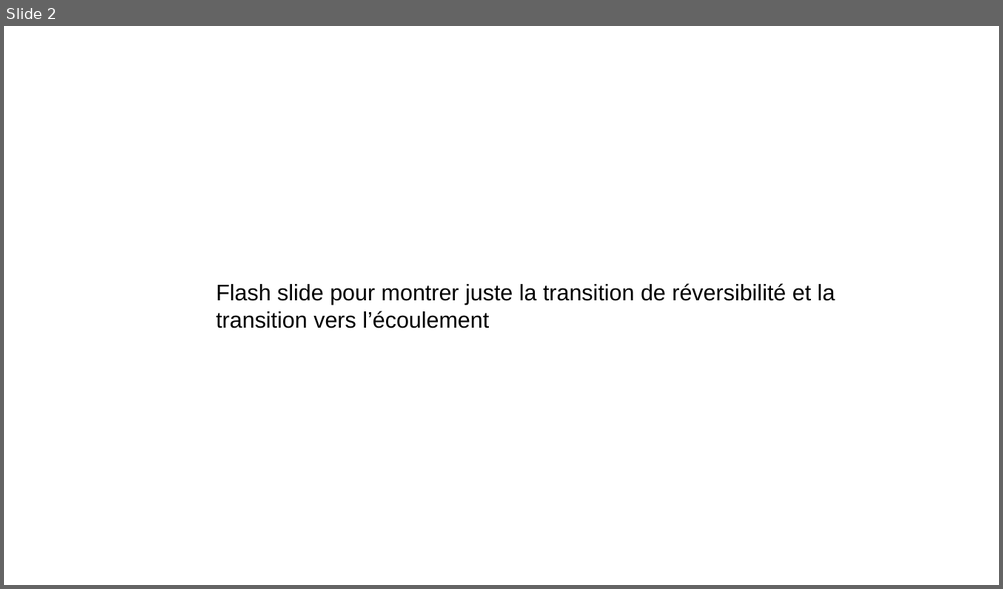
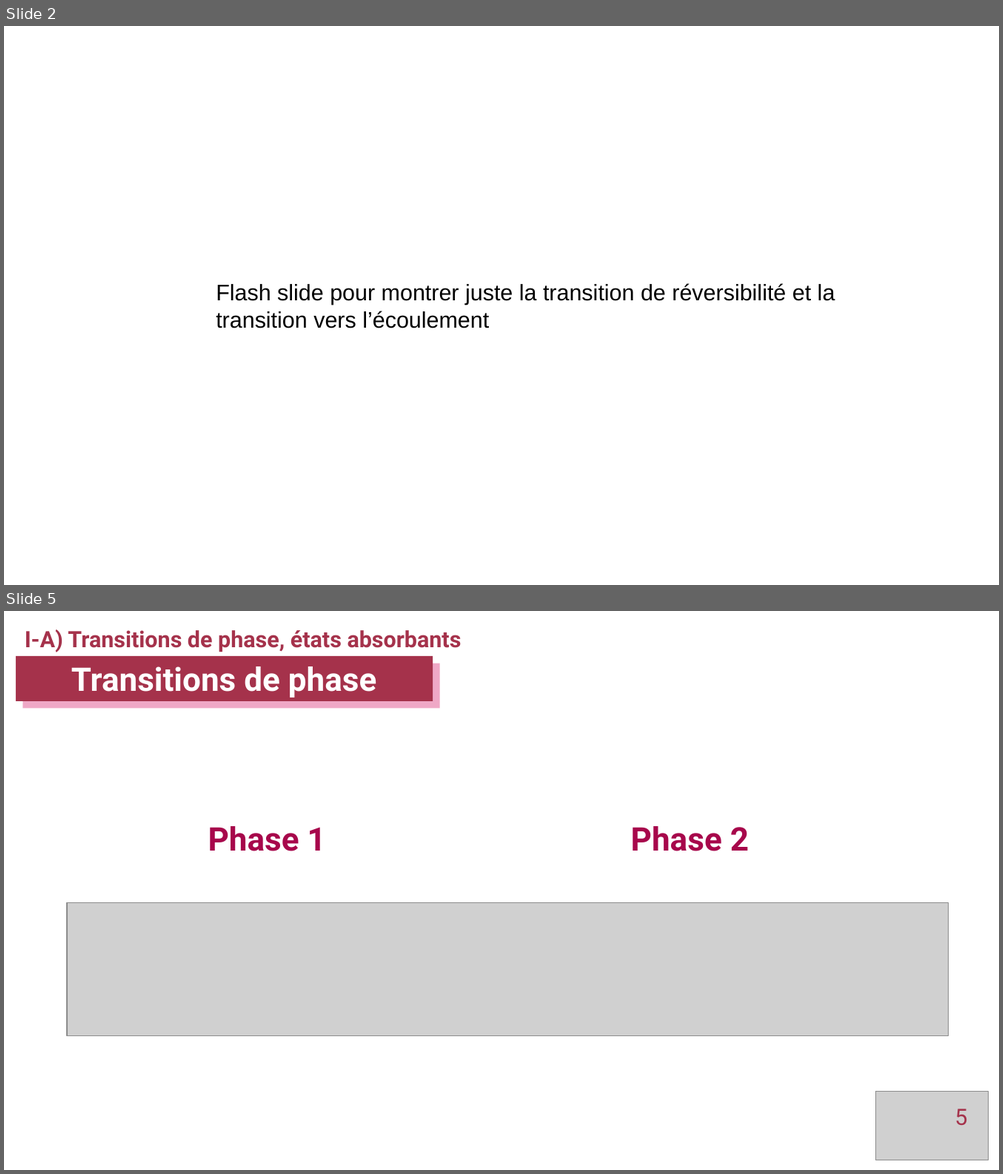
Before and after one commit to tjocteur/these, a slide deck: Soutenance/Soutenance_Jocteur.odp. Shown one above the other, each under a label of ours: slide 2 before the commit, slides 2 and 5 after it; the slides between them are not shown. The pictures are 1003x589 and 1003x1174 pixels, drawn with LibreOffice and Linux fonts; fonts in the diff are those of the drawing; grey boxes stand for pictures. Boxes give left, top, right and bottom in pixels: in the first picture for what was removed or moved away, otherwise in the second. Text is boxed around its words. In the diff, an @@ line names an element or a change of style, - is before the commit and + after.

```diff
--- a/Soutenance/Soutenance_Jocteur.odp
+++ b/Soutenance/Soutenance_Jocteur.odp
@@ slide 5 added at (x1=4, y1=611, x2=999, y2=1170), background #FFFFFF @@
@@ text added at (x1=25, y1=629, x2=461, y2=652), 18 pt, text #A5324B, bold @@
+I-A) Transitions de phase, états absorbants
@@ rectangle added at (x1=16, y1=656, x2=432, y2=701), fill #A5324B, 26 pt, text #FFFFFF, bold @@
+Transitions de phase
@@ text added at (x1=208, y1=826, x2=326, y2=851), 26 pt, text #A7074B, bold @@
+Phase 1
@@ text added at (x1=631, y1=826, x2=748, y2=851), 26 pt, text #A7074B, bold @@
+Phase 2
@@ picture added at (x1=67, y1=903, x2=948, y2=1037) @@
@@ picture added at (x1=876, y1=1092, x2=989, y2=1161) @@
@@ page number added at (x1=954, y1=1109, x2=967, y2=1126), 18 pt, text #A5324B @@
+5
```
Also in this commit, not shown: 1 slide changed, 7 other slides added, 15 other files.
